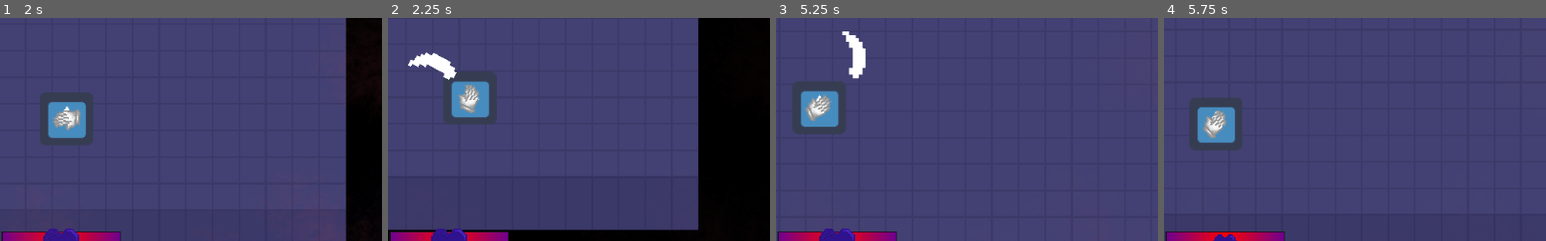
Above: before the commit, frames 1-4 (left to right).
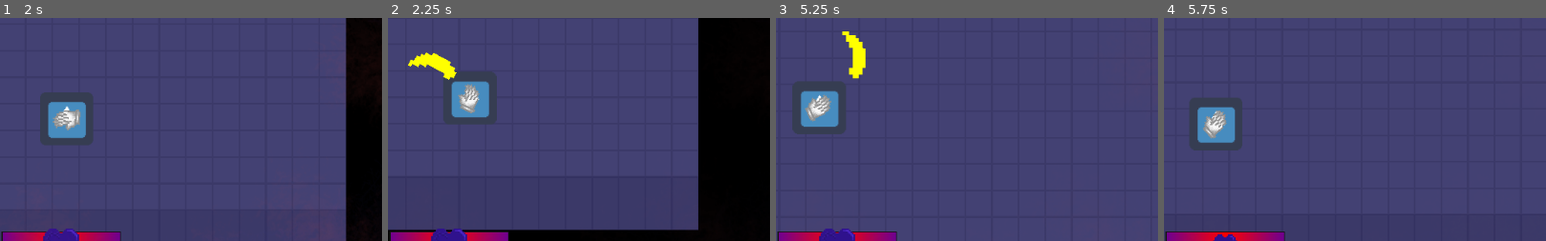
Above: after the commit, the same moments.

Repository: ColdCalzone/GWJ-30
Game: Godot game, scene res://singletons/Game.tscn
Two runs of this game, one before a commit and one after it. Both use one fixed random seed, a clock stepped at 60 frames per second and the inputs below. The project has no main scene, so this scene is started directly. The engine's default icon, where the game draws it, is replaced by a stand-in: a white triangle on a blue panel in a dark square.
Inputs (mouse positions are % of the whole screen's width and height, from its top left):
- Up to frame 1 (2 s): tap Enter (ui_accept) at 0.5, 0.77, 1.52 s; move the mouse to (72, 45) at 0.52 s; hold D (move_right) 0.53-1.28 s; hold Space (attack) 0.53-1.28 s; move the mouse to (30, 55) at 1.27 s; hold S (move_down) from 1.28 s (still down); tap Space (attack) at 1.35 s
- Up to frame 2 (2.25 s): move the mouse to (60, 28) at 2.02 s; release S (move_down) at 2.03 s; hold D (move_right) from 2.03 s (still down); hold Space (attack) from 2.03 s (still down)
- Up to frame 3 (5.25 s): move the mouse to (45, 70) at 2.77 s; release D (move_right) at 2.78 s; release Space (attack) at 2.78 s; hold W (move_up) 2.78-3.53 s; tap Space (attack) at 2.85, 4.35 s; tap Enter (ui_accept) at 3.02, 3.77, 4.52 s; move the mouse to (80, 65) at 3.52 s; hold Space (attack) 3.53-4.28 s; hold A (move_left) 3.53-5.03 s; move the mouse to (20, 35) at 4.27 s; move the mouse to (55, 50) at 5.02 s; hold S (move_down) from 5.03 s (still down); hold Space (attack) from 5.03 s (still down)
- Up to frame 4 (5.75 s): keep holding S (move_down); keep holding Space (attack)
The pictures show only the part of the screen within x 42-92%, y 35-85%; the shares and areas given below are measured in that part.

Frame 1 is identical in both runs. In frame 2, 0.7% of the frame differs, in the area x 5-18%, y 15-28%; in frame 3, 0.7%; in frame 4, nothing differs.

Commit message:
Fixes and tweaks to grey out and weapon damage cooldown

Diff:
--- a/objects/Weapon.gd
+++ b/objects/Weapon.gd
@@ -23,6 +23,7 @@
 	sprite.texture = load(weapon_data.texture)
 #	sprite.position.x = sprite.texture.get_width() / 2.0
 	timer.wait_time = weapon_data.cooldown
+	timer.start()
 
 
 
@@ -34,9 +35,14 @@
 func use(opt_params : AttackParams = null) -> void:
 	if !cooldown_timer.time_left:
 		cooldown_timer.start()
-		tween.interpolate_property(sprite, "modulate", Color(0.5, 0.5, 0.5), Color(1.0, 1.0, 1.0), weapon_data.cooldown)
 		animation()
 		attack(opt_params)
+
+
+
+func gray_out() -> void:
+	tween.interpolate_property(sprite, "modulate", Color(0.1, 0.1, 0.1), Color(1.0, 1.0, 1.0), weapon_data.cooldown)
+	tween.start()
 
 
 
--- a/objects/attacks/Attack.gd
+++ b/objects/attacks/Attack.gd
@@ -20,10 +20,9 @@
 		var final_damage := attacker.attack_damage
 		var weapon := attacker.weapon
 
-		if attacker.is_in_group("player") && on_beat && !weapon.timer.time_left:
+		if on_beat && !weapon.timer.time_left:
 			final_damage += weapon.weapon_data.get("damage")
-		elif attacker.is_in_group("enemy"):
-			final_damage += weapon.weapon_data.get("damage")
+			weapon.gray_out()
 
 		weapon.reset_timer.start()
 
--- a/singletons/CombatManager.gd
+++ b/singletons/CombatManager.gd
@@ -33,8 +33,8 @@
 
 	var attack_instance := attack_packed.instance()
 	add_child(attack_instance)
-
-	if Heartbeat.is_in_range() && attacker.is_in_group("player") && !attacker.weapon.cooldown_timer.time_left: attack_instance.modulate = Color.yellow
+	print(attacker.weapon.timer.time_left)
+	if Heartbeat.is_in_range() && attacker.is_in_group("player") && !attacker.weapon.timer.time_left: attack_instance.modulate = Color.yellow
 	attack_instance.on_beat = Heartbeat.is_in_range()
 	attack_instance.attacker = attacker
 	attack_instance.attack(parameters)
